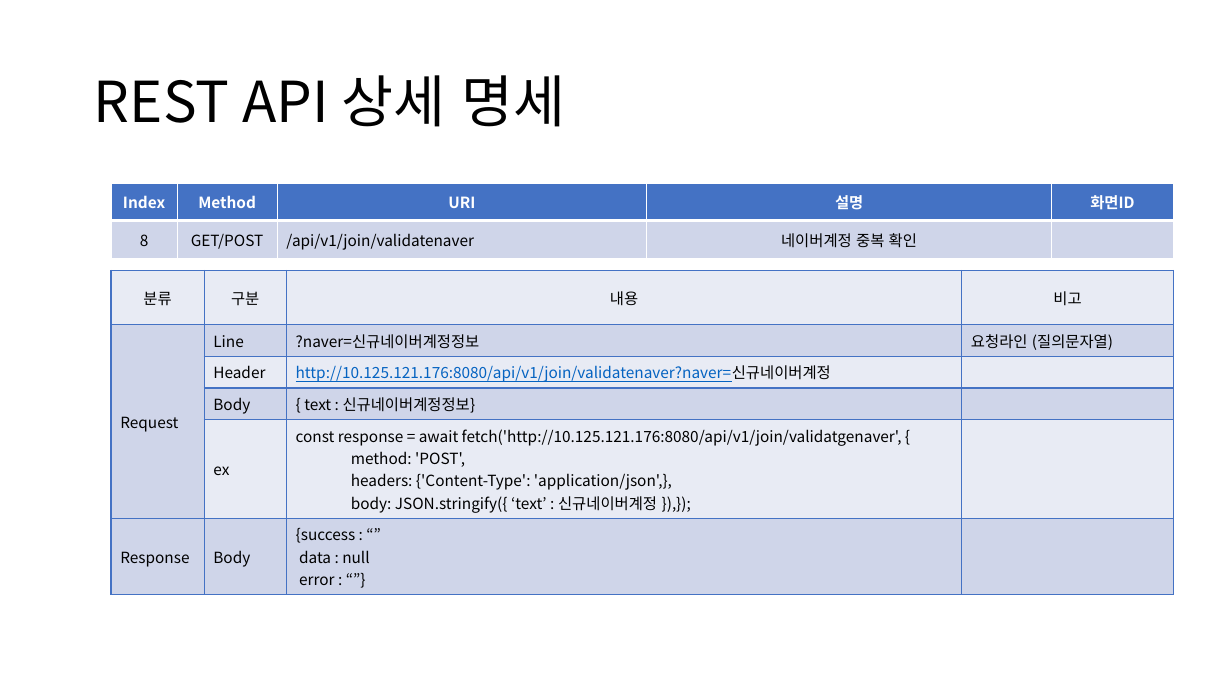
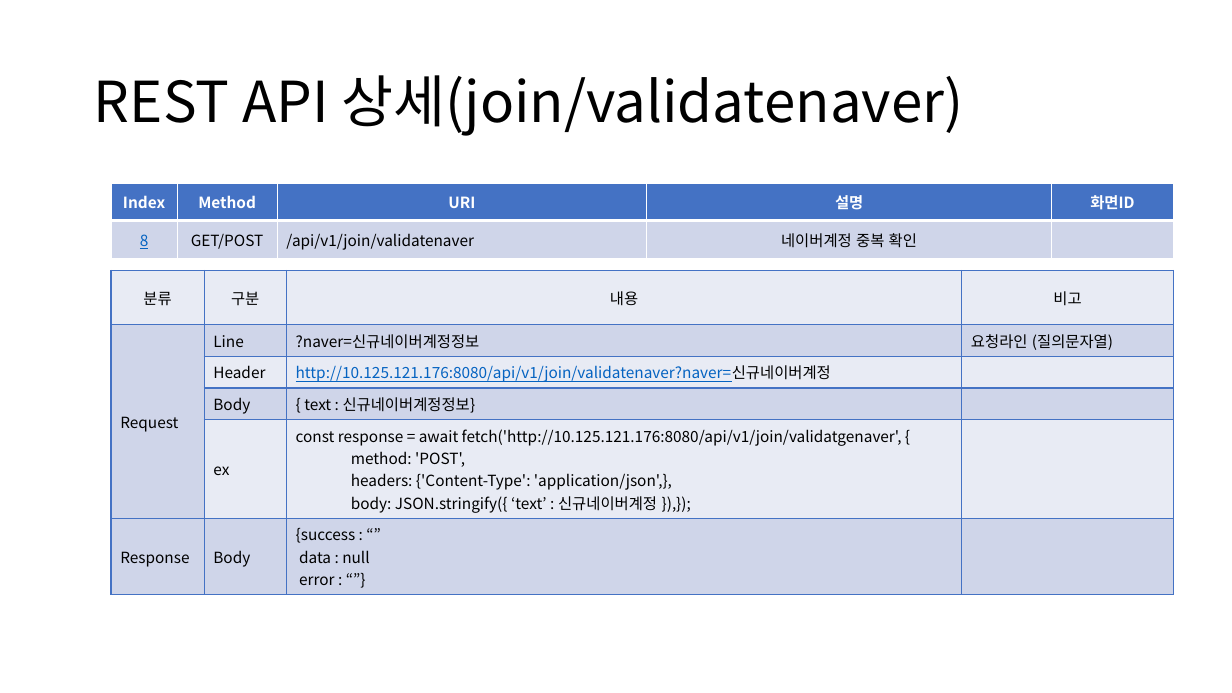
Before and after one commit to sujidaddy/workspace_miniproject, a slide deck: slide 31 of 미니프로젝트계획서제출용.pptx. Drawn at 1232x693 pixels with LibreOffice and Linux fonts; fonts in the diff are those of the drawing. Boxes give left, top, right and bottom in pixels: in the first picture for what was removed or moved away, otherwise in the second. Text is boxed around its words. In the diff, an @@ line names an element or a change of style, - is before the commit and + after.

```diff
--- a/미니프로젝트계획서제출용.pptx
+++ b/미니프로젝트계획서제출용.pptx
@@ title at (94, 75, 963, 136): text changed @@
-REST API 상세 명세
+REST API 상세(join/validatenaver)
@@ table at (111, 183, 1174, 258) @@
@@ text colour #000000 to #0563C1, underline on in "8" @@
```
Also in this commit, not shown: 25 other slides changed, 5 slides added, 11 other files.
